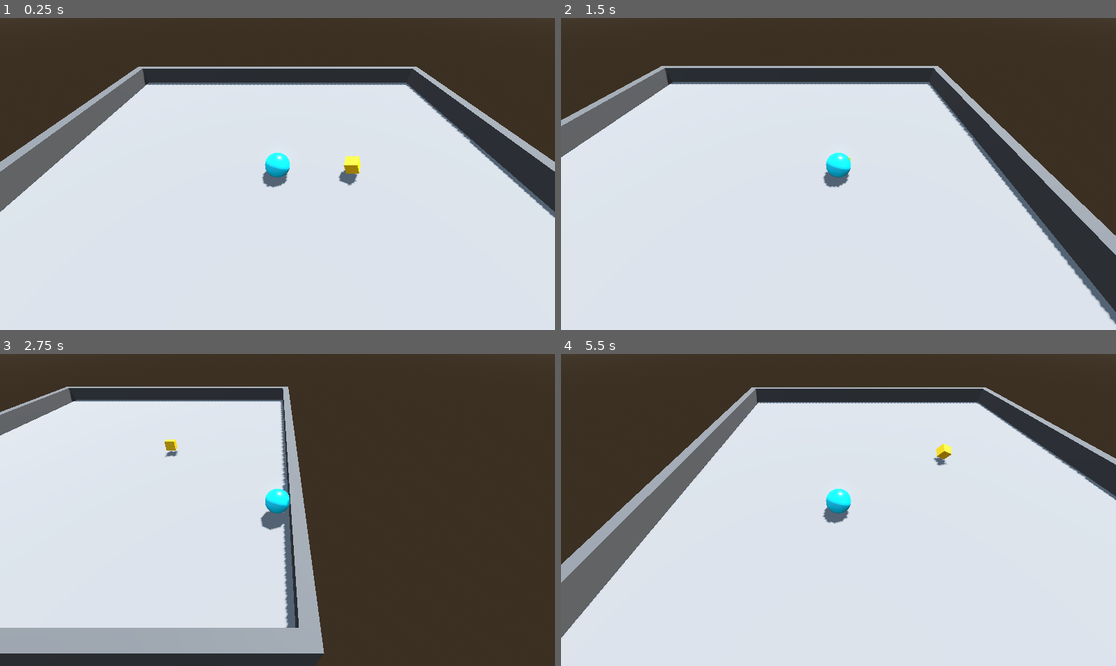
Above: before the commit, frames 1-4 (two rows, left to right).
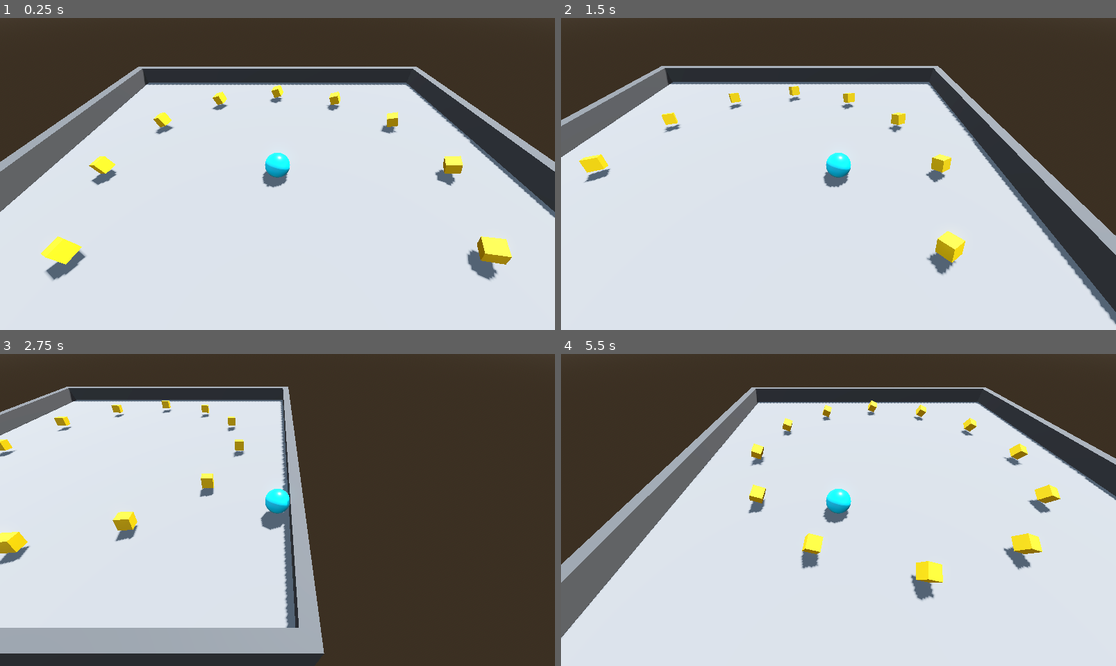
Above: after the commit, the same moments.

Repository: jrenato/godot-roll-a-ball
Game: Godot game, scene res://levels/level.tscn
Two runs of this game, one before a commit and one after it. Both use one fixed random seed, a clock stepped at 60 frames per second and the inputs below.
Inputs:
- Up to frame 1 (0.25 s): no input
- Up to frame 2 (1.5 s): hold D (move_right) 0.53-1.28 s; hold S (move_back) from 1.28 s (still down)
- Up to frame 3 (2.75 s): release S (move_back) at 2.03 s; hold D (move_right) from 2.03 s (still down)
- Up to frame 4 (5.5 s): release D (move_right) at 2.78 s; hold W (move_forward) 2.78-3.53 s; hold A (move_left) 3.53-5.03 s; hold S (move_back) from 5.03 s (still down)

The runs differ from the first frame. In frame 1, 2.8% of the frame differs, in the area x 7-93%, y 21-85%; in frame 2, 1.6%; in frame 3, 1.5%; in frame 4, 2.6%.

Commit message:
Completed Creating Collectibles

Diff:
--- a/levels/level.tscn
+++ b/levels/level.tscn
@@ -101,5 +101,52 @@
 skeleton = NodePath("../..")
 surface_material_override/0 = ExtResource("4_pnnrh")
 
-[node name="Collectible" parent="." instance=ExtResource("5_fhwg8")]
-transform = Transform3D(0.853553, -0.146447, 0.5, 0.5, 0.5, -0.707107, -0.146447, 0.853553, 0.5, 3, 0.5, 0)
+[node name="Collectibles" type="Node3D" parent="."]
+
+[node name="Collectible" parent="Collectibles" instance=ExtResource("5_fhwg8")]
+transform = Transform3D(0.853553, -0.146447, 0.5, 0.5, 0.5, -0.707107, -0.146447, 0.853553, 0.5, 7, 0.5, 0)
+skeleton = NodePath("../..")
+
+[node name="Collectible5" parent="Collectibles" instance=ExtResource("5_fhwg8")]
+transform = Transform3D(0.853553, -0.146447, 0.5, 0.5, 0.5, -0.707107, -0.146447, 0.853553, 0.5, 6, 0.5, -3.5)
+skeleton = NodePath("../..")
+
+[node name="Collectible8" parent="Collectibles" instance=ExtResource("5_fhwg8")]
+transform = Transform3D(0.853553, -0.146447, 0.5, 0.5, 0.5, -0.707107, -0.146447, 0.853553, 0.5, -6, 0.5, -3.5)
+skeleton = NodePath("../..")
+
+[node name="Collectible9" parent="Collectibles" instance=ExtResource("5_fhwg8")]
+transform = Transform3D(0.853553, -0.146447, 0.5, 0.5, 0.5, -0.707107, -0.146447, 0.853553, 0.5, -6, 0.5, 3.5)
+skeleton = NodePath("../..")
+
+[node name="Collectible12" parent="Collectibles" instance=ExtResource("5_fhwg8")]
+transform = Transform3D(0.853553, -0.146447, 0.5, 0.5, 0.5, -0.707107, -0.146447, 0.853553, 0.5, 6, 0.5, 3.5)
+skeleton = NodePath("../..")
+
+[node name="Collectible6" parent="Collectibles" instance=ExtResource("5_fhwg8")]
+transform = Transform3D(0.853553, -0.146447, 0.5, 0.5, 0.5, -0.707107, -0.146447, 0.853553, 0.5, 3.5, 0.5, -6)
+skeleton = NodePath("../..")
+
+[node name="Collectible7" parent="Collectibles" instance=ExtResource("5_fhwg8")]
+transform = Transform3D(0.853553, -0.146447, 0.5, 0.5, 0.5, -0.707107, -0.146447, 0.853553, 0.5, -3.5, 0.5, -6)
+skeleton = NodePath("../..")
+
+[node name="Collectible10" parent="Collectibles" instance=ExtResource("5_fhwg8")]
+transform = Transform3D(0.853553, -0.146447, 0.5, 0.5, 0.5, -0.707107, -0.146447, 0.853553, 0.5, -3.5, 0.5, 6)
+skeleton = NodePath("../..")
+
+[node name="Collectible11" parent="Collectibles" instance=ExtResource("5_fhwg8")]
+transform = Transform3D(0.853553, -0.146447, 0.5, 0.5, 0.5, -0.707107, -0.146447, 0.853553, 0.5, 3.5, 0.5, 6)
+skeleton = NodePath("../..")
+
+[node name="Collectible2" parent="Collectibles" instance=ExtResource("5_fhwg8")]
+transform = Transform3D(0.853553, -0.146447, 0.5, 0.5, 0.5, -0.707107, -0.146447, 0.853553, 0.5, -7, 0.5, 0)
+skeleton = NodePath("../..")
+
+[node name="Collectible3" parent="Collectibles" instance=ExtResource("5_fhwg8")]
+transform = Transform3D(0.853553, -0.146447, 0.5, 0.5, 0.5, -0.707107, -0.146447, 0.853553, 0.5, 0, 0.5, 7)
+skeleton = NodePath("../..")
+
+[node name="Collectible4" parent="Collectibles" instance=ExtResource("5_fhwg8")]
+transform = Transform3D(0.853553, -0.146447, 0.5, 0.5, 0.5, -0.707107, -0.146447, 0.853553, 0.5, 0, 0.5, -7)
+skeleton = NodePath("../..")
Not shown, changed: README.md
Not shown, changed: docs/creating-collectibles.md
Not shown, added: docs/detecting-collisions-with-collectibles.md
